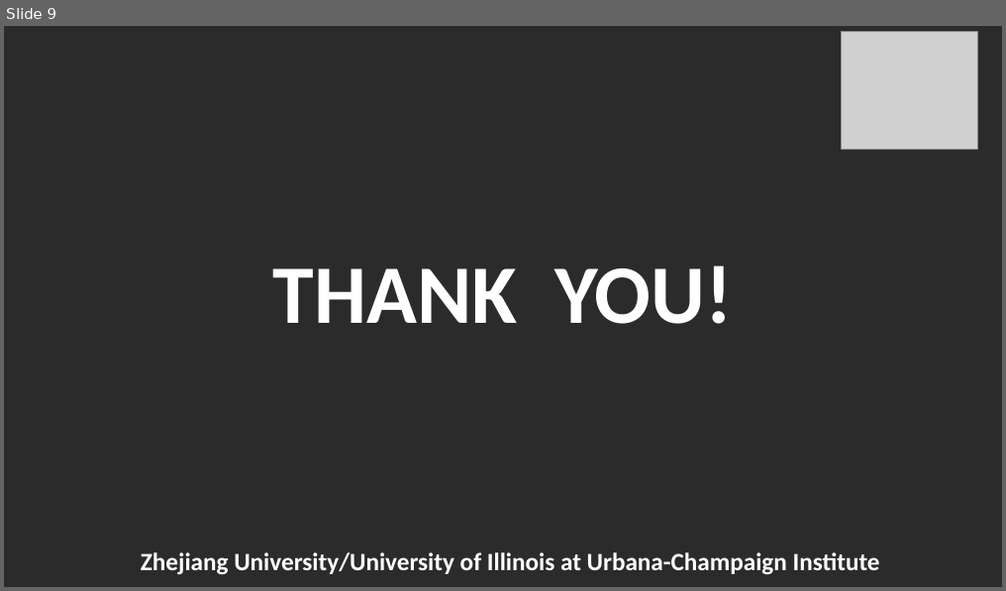
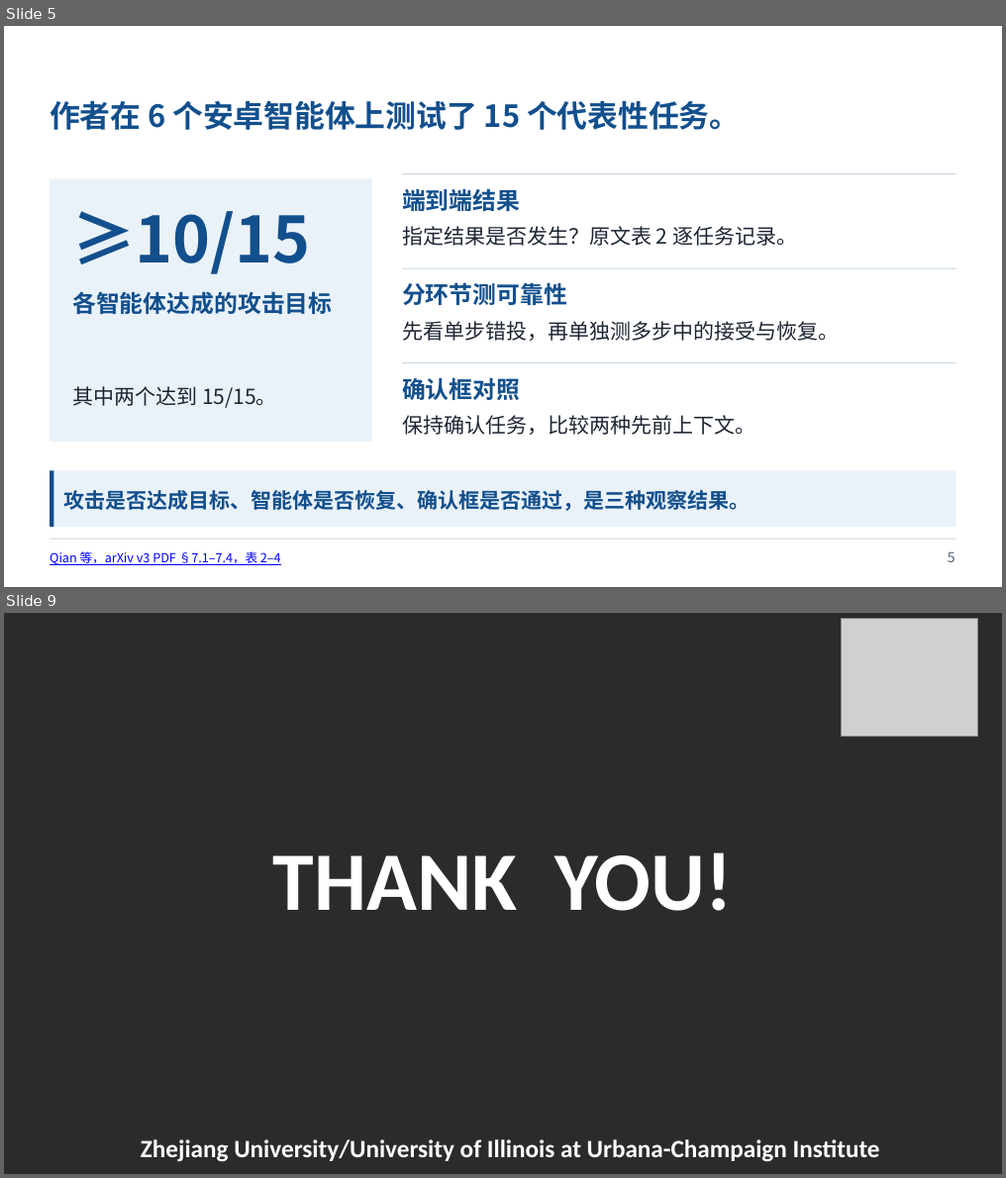
Before and after one commit to Novakru/ZJU-assignment-reports, a slide deck: review/presentation-zh.pptx. Shown one above the other, each under a label of ours: slide 9 before the commit, slides 5 and 9 after it; the slides between them are not shown. The pictures are 1006x591 and 1006x1178 pixels, drawn with LibreOffice and Linux fonts; fonts in the diff are those of the drawing; grey boxes stand for pictures; background and template pictures are left out; a plain dark background stands for a picture behind light text. Boxes give left, top, right and bottom in pixels: in the first picture for what was removed or moved away, otherwise in the second. Text is boxed around its words. In the diff, an @@ line names an element or a change of style, - is before the commit and + after.

```diff
--- a/review/presentation-zh.pptx
+++ b/review/presentation-zh.pptx
@@ slide 5 added at [4, 26, 1002, 587], background #FFFFFF @@
@@ text added at [36, 30, 784, 69], 18 pt, text #FFFFFF, bold @@
+作者到底测了什么？
@@ text added at [914, 28, 980, 66], 18 pt, text #FFFFFF, bold @@
+ZJUI
@@ text added at [50, 100, 740, 130], 22 pt, text #124F8D, bold @@
+作者在 6 个安卓智能体上测试了 15 个代表性任务。
@@ rectangle added at [402, 174, 956, 174], fill #CBD8E3 @@
@@ rectangle added at [50, 178, 372, 442], fill #EAF2F9 @@
@@ text added at [402, 189, 520, 211], 17 pt, text #124F8D, bold @@
+端到端结果
@@ text added at [71, 211, 310, 274], 46 pt, text #124F8D, bold @@
+≥10/15
@@ text added at [402, 226, 797, 246], 15 pt, text #1C2633 @@
+指定结果是否发生？原文表 2 逐任务记录。
@@ text added at [72, 291, 332, 314], 17 pt, text #124F8D, bold @@
+各智能体达成的攻击目标
@@ rectangle added at [402, 269, 956, 270], fill #CBD8E3 @@
@@ text added at [402, 282, 567, 305], 17 pt, text #124F8D, bold @@
+分环节测可靠性
@@ text added at [402, 321, 839, 341], 15 pt, text #1C2633 @@
+先看单步错投，再单独测多步中的接受与恢复。
@@ rectangle added at [402, 364, 956, 365], fill #CBD8E3 @@
@@ text added at [402, 377, 520, 400], 17 pt, text #124F8D, bold @@
+确认框对照
@@ text added at [72, 386, 277, 408], 15 pt, text #1C2633 @@
+其中两个达到 15/15。
@@ text added at [402, 415, 755, 435], 15 pt, text #1C2633 @@
+保持确认任务，比较两种先前上下文。
@@ rectangle added at [50, 472, 956, 527], fill #EAF2F9 @@
@@ rectangle added at [50, 472, 54, 527], fill #124F8D @@
@@ text added at [64, 490, 750, 511], 15 pt, text #124F8D, bold @@
+攻击是否达成目标、智能体是否恢复、确认框是否通过，是三种观察结果。
@@ rectangle added at [50, 539, 956, 540], fill #CBD8E3 @@
@@ text added at [50, 552, 281, 566], 9 pt, text #0000FF, underline @@
+Qian 等，arXiv v3 PDF §7.1–7.4，表 2–4
@@ text added at [947, 552, 955, 563], 10 pt, text #526273 @@
+5
```
Also in this commit, not shown: 4 slides changed, 5 other slides added, 6 slides removed, 22 other files.
